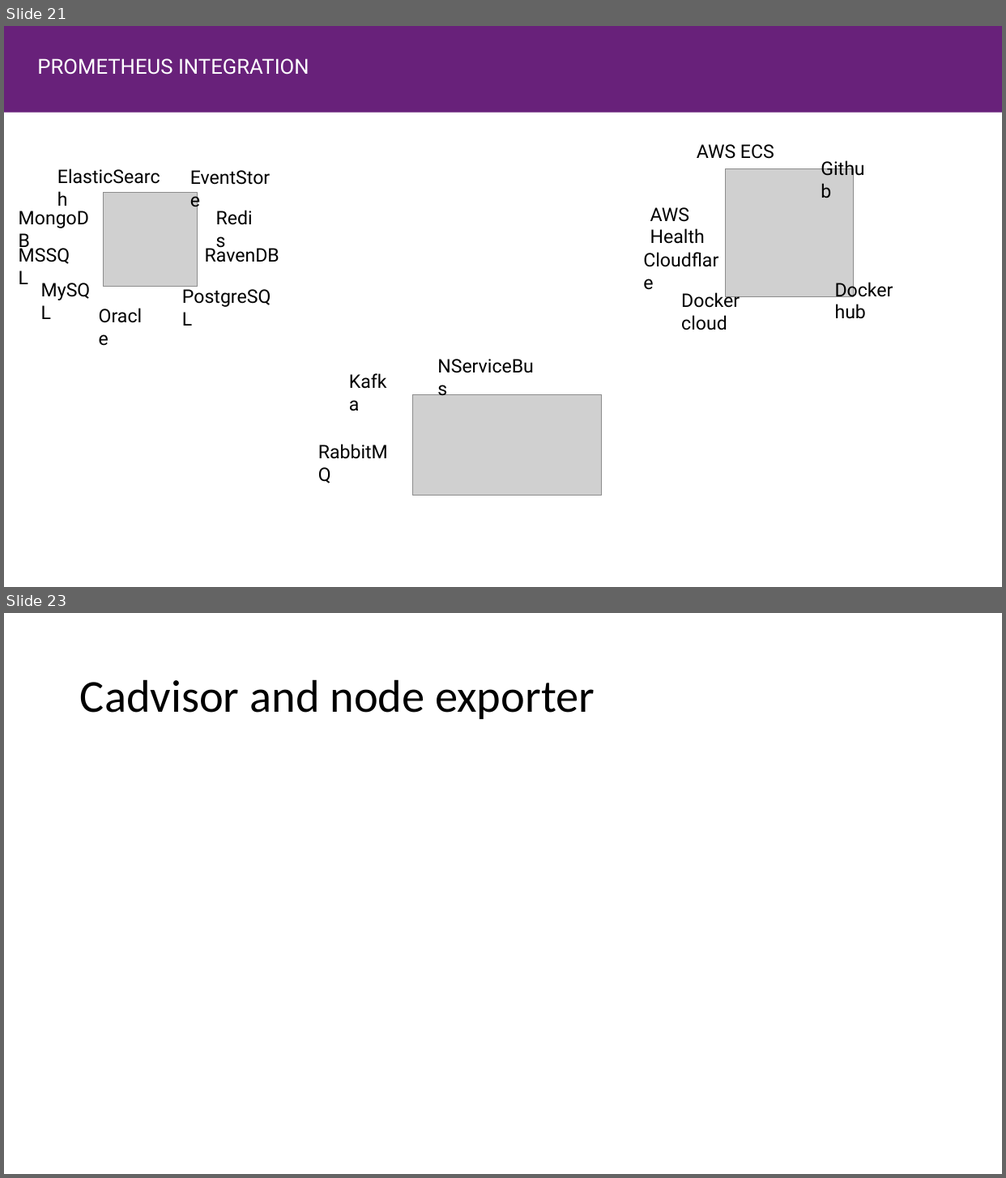
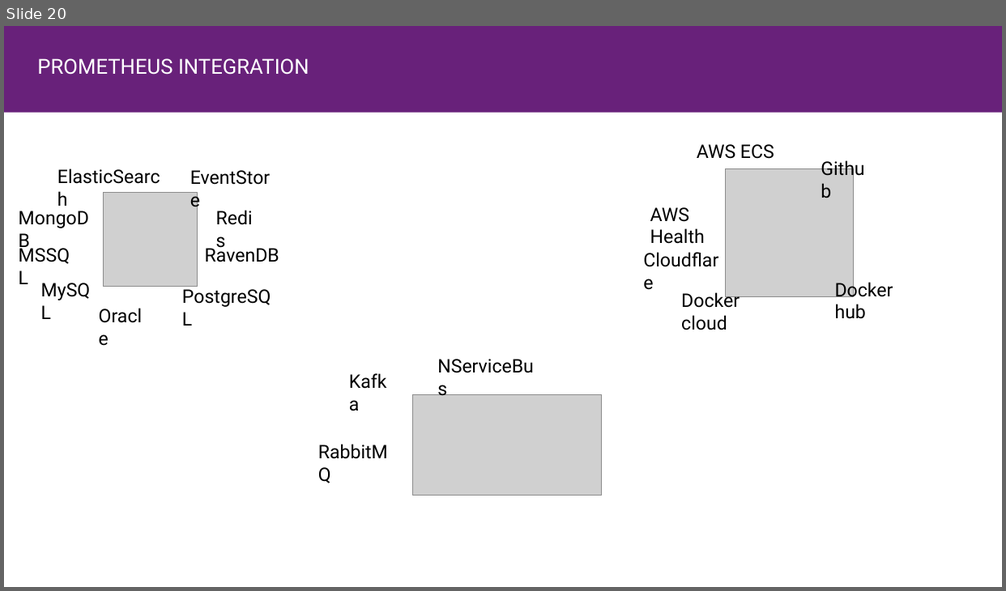
Before and after one commit to jruizx/dotnet-bcn, a slide deck: .net core bcn user group.pptx. Shown one above the other, each under a label of ours: slides 21 and 23 before the commit, slide 20 after it; the slides between them are not shown. The pictures are 1006x1178 and 1006x591 pixels, drawn with LibreOffice and Linux fonts; fonts in the diff are those of the drawing; grey boxes stand for pictures. Boxes give left, top, right and bottom in pixels: in the first picture for what was removed or moved away, otherwise in the second. Text is boxed around its words. In the diff, an @@ line names an element or a change of style, - is before the commit and + after.

```diff
--- a/.net core bcn user group.pptx
+++ b/.net core bcn user group.pptx
@@ slide 23 removed at box(4, 613, 1002, 1174), background #FFFFFF @@
@@ title removed at box(80, 679, 594, 719) @@
-Cadvisor and node exporter
@@ what was slide 21 is now slide 20 @@
```
Also in this commit, not shown: 10 slides added, 11 other slides removed, 11 other files.
